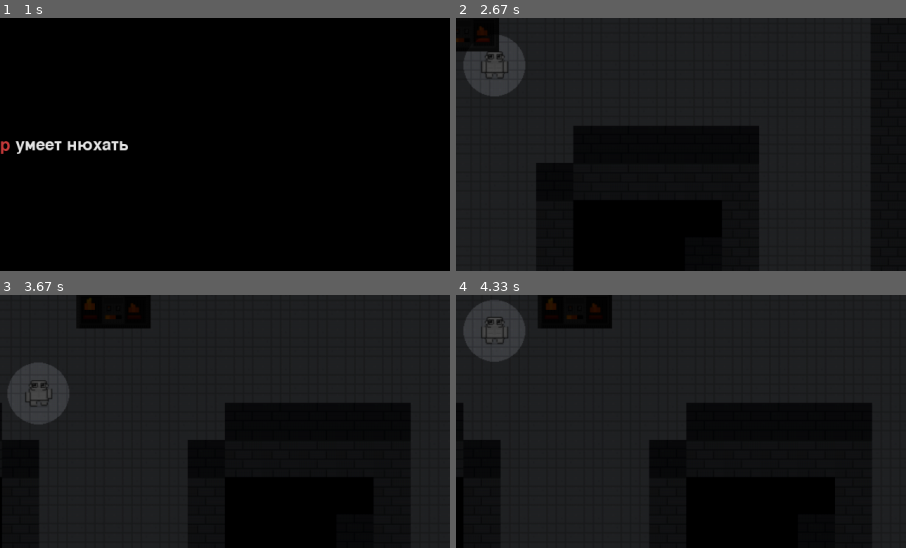
Above: before the commit, frames 1-4 (two rows, left to right).
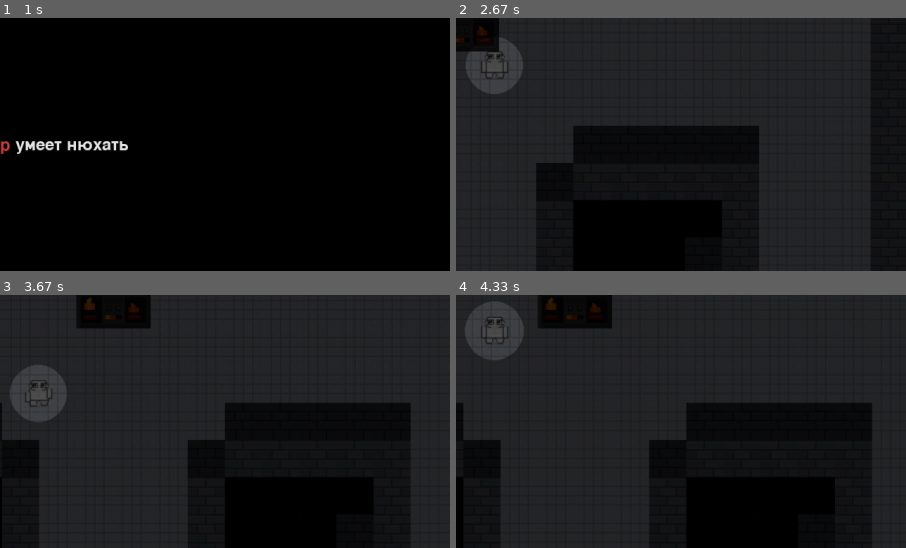
Above: after the commit, the same moments.

Repository: sser1to/pygame_project
Game: pygame game, started from main.py
Same seed, same stepped clock (60 frames per second), same inputs: the game is played once before the commit and once after it.
Inputs:
- Up to frame 1 (1 s): tap Enter at 0.33 s
- Up to frame 2 (2.67 s): tap Enter at 1.17 s; hold W 1.5-1.97 s; hold D 2-2.47 s; hold A from 2.5 s (still down)
- Up to frame 3 (3.67 s): release A at 3.03 s; hold S 3.07-3.37 s; hold A from 3.4 s (still down)
- Up to frame 4 (4.33 s): release A at 3.8 s; hold W 3.83-4.2 s; hold D from 4.23 s (still down)
The pictures show only the part of the screen within x 46-96%, y 25-75%; the shares and areas given below are measured in that part.

Frame 1 is identical in both runs. In frame 2, less than 0.1% of the frame differs, in the area x 1-16%, y 7-31%; in frame 3, less than 0.1%, in the area x 1-16%, y 26-51%; in frame 4, less than 0.1%.

Commit message:
add ripple to the overall light and player's light

Diff:
--- a/main.py
+++ b/main.py
@@ -54,6 +54,7 @@
 from ui import (
     draw_chase_pulse,
     draw_cold_bar,
+    draw_dust,
     draw_film_grain,
     draw_frost_overlay,
     draw_hunger_bar,
@@ -345,7 +346,8 @@
         draw_projectiles(world_surface, stone_projectiles, camera)
         player.draw(world_surface, camera)
         draw_carried_item(world_surface, player, item_assets, camera)
-        draw_spotlight(world_surface, player, candle_centers, camera)
+        draw_dust(world_surface, camera, dt)
+        draw_spotlight(world_surface, player, candle_centers, camera, dt)
         draw_darkness(world_surface, dark_tiles, dark_overlay, candle_centers, camera)
         for monster in monsters:
             monster.draw(world_surface, camera)
--- a/settings.py
+++ b/settings.py
@@ -65,8 +65,17 @@
 SPOTLIGHT_RADIUS = 40
 SPOTLIGHT_FEATHER = 0
 SPOTLIGHT_ALPHA = 190
+SPOTLIGHT_PULSE_SPEED = 2.0
+SPOTLIGHT_PULSE_AMOUNT = 0.06
 PLAYER_LIGHT_ALPHA = 135
 CANDLE_LIGHT_ALPHA = 115
+CANDLE_PULSE_SPEED = 4.5
+CANDLE_PULSE_AMOUNT = 0.12
+DUST_COUNT = 80
+DUST_SPEED = 6
+DUST_MAX_ALPHA = 30
+DUST_MIN_SIZE = 1
+DUST_MAX_SIZE = 2
 
 MONSTER_SMELL_INTERVAL = 5.0
 MONSTER_SMELL_RANGE_TILES = 10
--- a/ui.py
+++ b/ui.py
@@ -6,6 +6,13 @@
 from settings import (
     CANDLE_LIGHT_RADIUS,
     CANDLE_LIGHT_ALPHA,
+    CANDLE_PULSE_SPEED,
+    CANDLE_PULSE_AMOUNT,
+    DUST_COUNT,
+    DUST_SPEED,
+    DUST_MAX_ALPHA,
+    DUST_MIN_SIZE,
+    DUST_MAX_SIZE,
     HUD_SHADOW,
     HUD_TEXT,
     INTRO_BG,
@@ -21,6 +28,8 @@
     SPOTLIGHT_ALPHA,
     SPOTLIGHT_FEATHER,
     SPOTLIGHT_RADIUS,
+    SPOTLIGHT_PULSE_SPEED,
+    SPOTLIGHT_PULSE_AMOUNT,
     TILE_SIZE,
     SCREEN_HEIGHT,
     SCREEN_WIDTH,
@@ -363,6 +372,51 @@
     surf = _get_frost_surface(*screen.get_size())
     surf.set_alpha(int(120 * intensity))
     screen.blit(surf, (0, 0))
+
+
+# ─── DUST PARTICLES ──────────────────────────────────────────────────────────
+
+_dust_particles = None
+_dust_overlay = None
+
+
+def draw_dust(screen, camera, dt):
+    global _dust_particles, _dust_overlay
+    width, height = SCREEN_WIDTH, SCREEN_HEIGHT
+
+    if _dust_particles is None or len(_dust_particles) != DUST_COUNT:
+        _dust_particles = []
+        for _ in range(DUST_COUNT):
+            _dust_particles.append([
+                random.randint(0, width),
+                random.randint(0, height),
+                random.uniform(-DUST_SPEED, DUST_SPEED),
+                random.uniform(-DUST_SPEED, DUST_SPEED),
+                random.randint(DUST_MIN_SIZE, DUST_MAX_SIZE),
+                random.randint(10, DUST_MAX_ALPHA),
+            ])
+
+    if _dust_overlay is None or _dust_overlay.get_size() != (width, height):
+        _dust_overlay = pygame.Surface((width, height), pygame.SRCALPHA)
+
+    _dust_overlay.fill((0, 0, 0, 0))
+
+    for p in _dust_particles:
+        p[0] += p[2] * dt
+        p[1] += p[3] * dt
+
+        if p[0] < -10:
+            p[0] = width + 10
+        elif p[0] > width + 10:
+            p[0] = -10
+        if p[1] < -10:
+            p[1] = height + 10
+        elif p[1] > height + 10:
+            p[1] = -10
+
+        pygame.draw.circle(_dust_overlay, (255, 255, 255, p[5]), (int(p[0]), int(p[1])), p[4])
+
+    screen.blit(_dust_overlay, (0, 0))
 
 
 # ─── FILM GRAIN ──────────────────────────────────────────────────────────────
@@ -608,23 +662,28 @@
         y += line_height
 
 
-def draw_spotlight(screen, player, candle_centers, camera):
+def draw_spotlight(screen, player, candle_centers, camera, dt):
+    t = pygame.time.get_ticks() / 1000.0
+
+    sp = 1.0 - abs(math.sin(t * SPOTLIGHT_PULSE_SPEED)) * SPOTLIGHT_PULSE_AMOUNT
+
     overlay = pygame.Surface((SCREEN_WIDTH, SCREEN_HEIGHT), pygame.SRCALPHA)
-    overlay.fill((0, 0, 0, SPOTLIGHT_ALPHA))
+    overlay.fill((0, 0, 0, int(SPOTLIGHT_ALPHA * sp)))
 
     center = (
         int(player.rect.centerx - camera.x),
         int(player.rect.centery - camera.y),
     )
+    base_r = int(SPOTLIGHT_RADIUS * sp)
     for step in range(4):
-        radius = SPOTLIGHT_RADIUS + step * (SPOTLIGHT_FEATHER // 3)
-        alpha = max(0, SPOTLIGHT_ALPHA - (step + 1) * (SPOTLIGHT_ALPHA // 5))
+        radius = base_r + step * (SPOTLIGHT_FEATHER // 3)
+        alpha = max(0, int(SPOTLIGHT_ALPHA * sp - (step + 1) * (SPOTLIGHT_ALPHA // 5)))
         pygame.draw.circle(overlay, (0, 0, 0, alpha), center, radius)
-    pygame.draw.circle(overlay, (0, 0, 0, PLAYER_LIGHT_ALPHA), center, SPOTLIGHT_RADIUS)
-
-    candle_radius = int((CANDLE_LIGHT_RADIUS + 0.5) * TILE_SIZE)
+    pygame.draw.circle(overlay, (0, 0, 0, int(PLAYER_LIGHT_ALPHA * sp)), center, base_r)
+
+    candle_r = int((CANDLE_LIGHT_RADIUS + 0.5) * TILE_SIZE)
     for candle_center in candle_centers:
         screen_pos = (int(candle_center[0] - camera.x), int(candle_center[1] - camera.y))
-        pygame.draw.circle(overlay, (0, 0, 0, CANDLE_LIGHT_ALPHA), screen_pos, candle_radius)
+        pygame.draw.circle(overlay, (0, 0, 0, CANDLE_LIGHT_ALPHA), screen_pos, candle_r)
 
     screen.blit(overlay, (0, 0))
